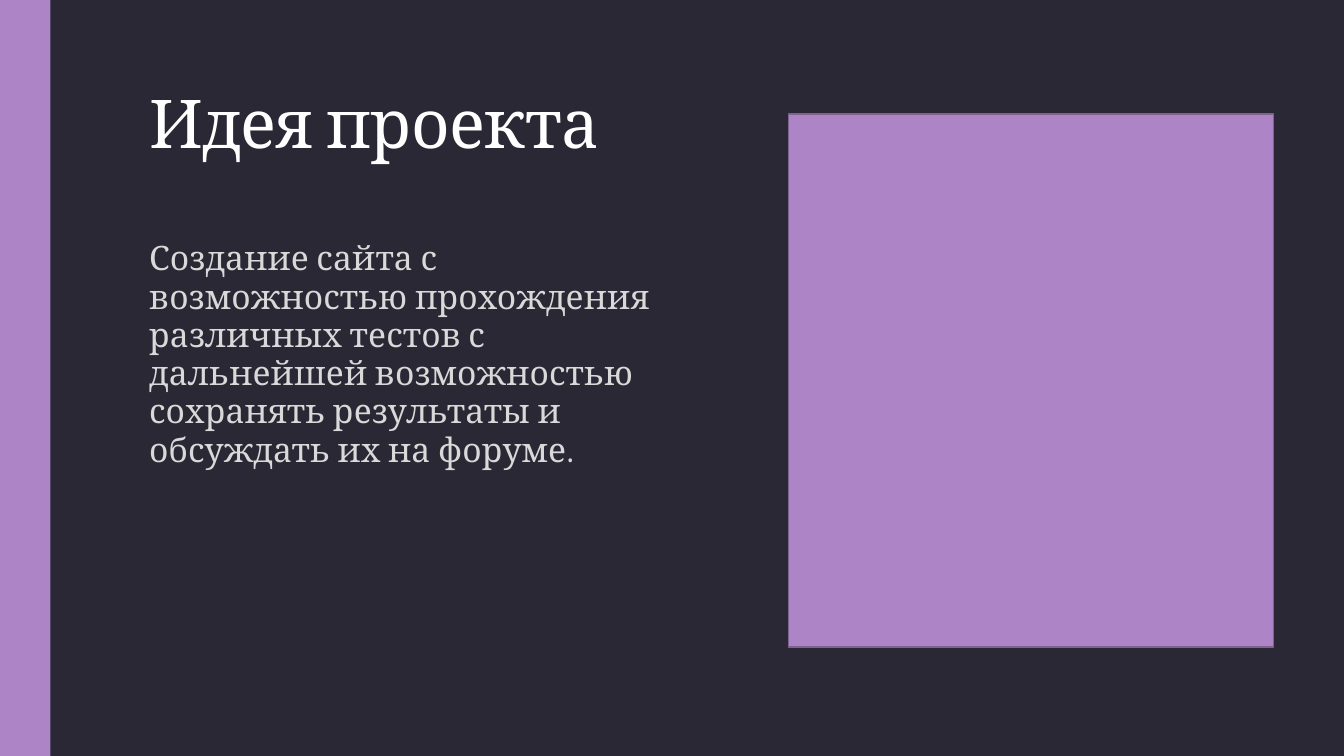
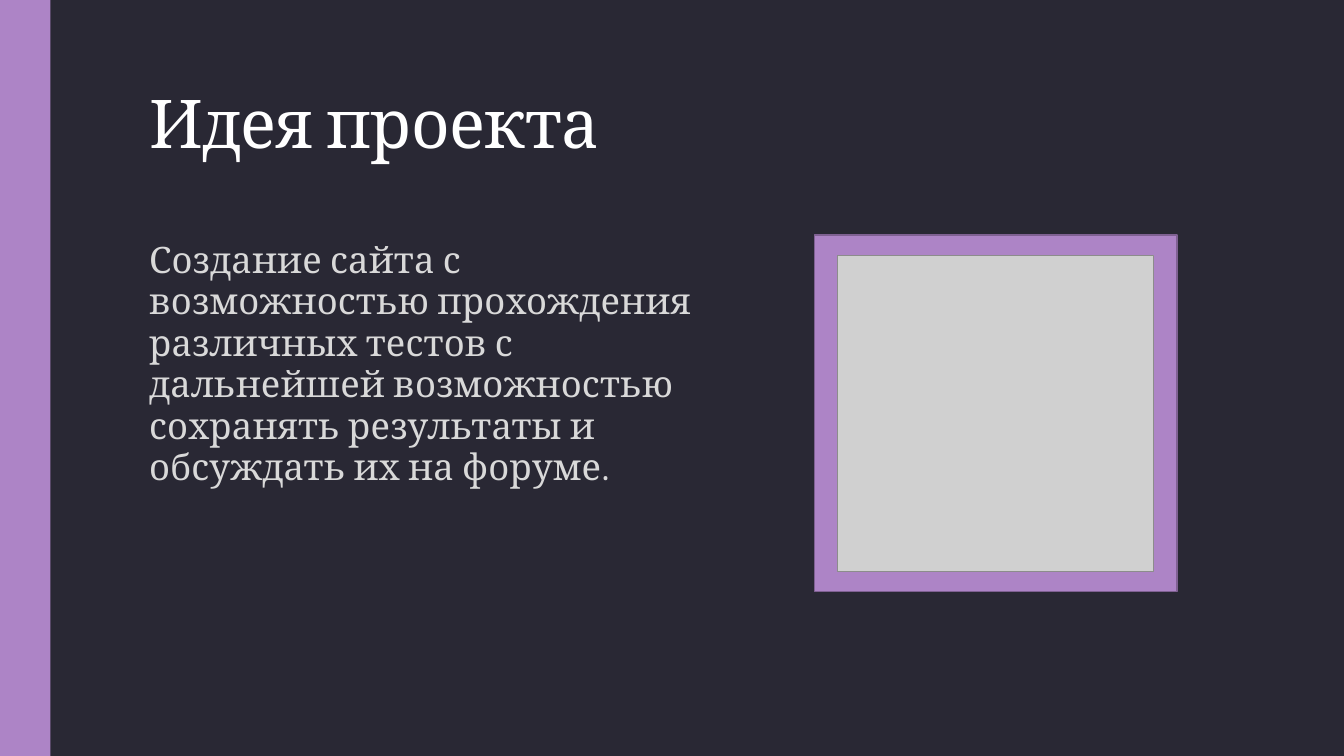
Before and after one commit to Jerrainee/ProjectWeb, a slide deck: slide 2 of documentation/Сайт с тестами.pptx. Drawn at 1344x756 pixels with LibreOffice and Linux fonts; fonts in the diff are those of the drawing; grey boxes stand for pictures. Boxes give left, top, right and bottom in pixels: in the first picture for what was removed or moved away, otherwise in the second. Text is boxed around its words. In the diff, an @@ line names an element or a change of style, - is before the commit and + after.

```diff
--- a/documentation/Сайт с тестами.pptx
+++ b/documentation/Сайт с тестами.pptx
@@ subtitle "Создание сайта с возможностью прохождения ..." at [149,246,690,489]: size 24 to 26 pt @@
@@ rectangle: place and size @@
-rectangle at [788,114,1273,647]
+rectangle at [815,235,1178,591]
@@ picture added at [838,255,1154,572] @@
```
Also in this commit, not shown: 4 other slides changed, 1 slide added, 9 other files.
